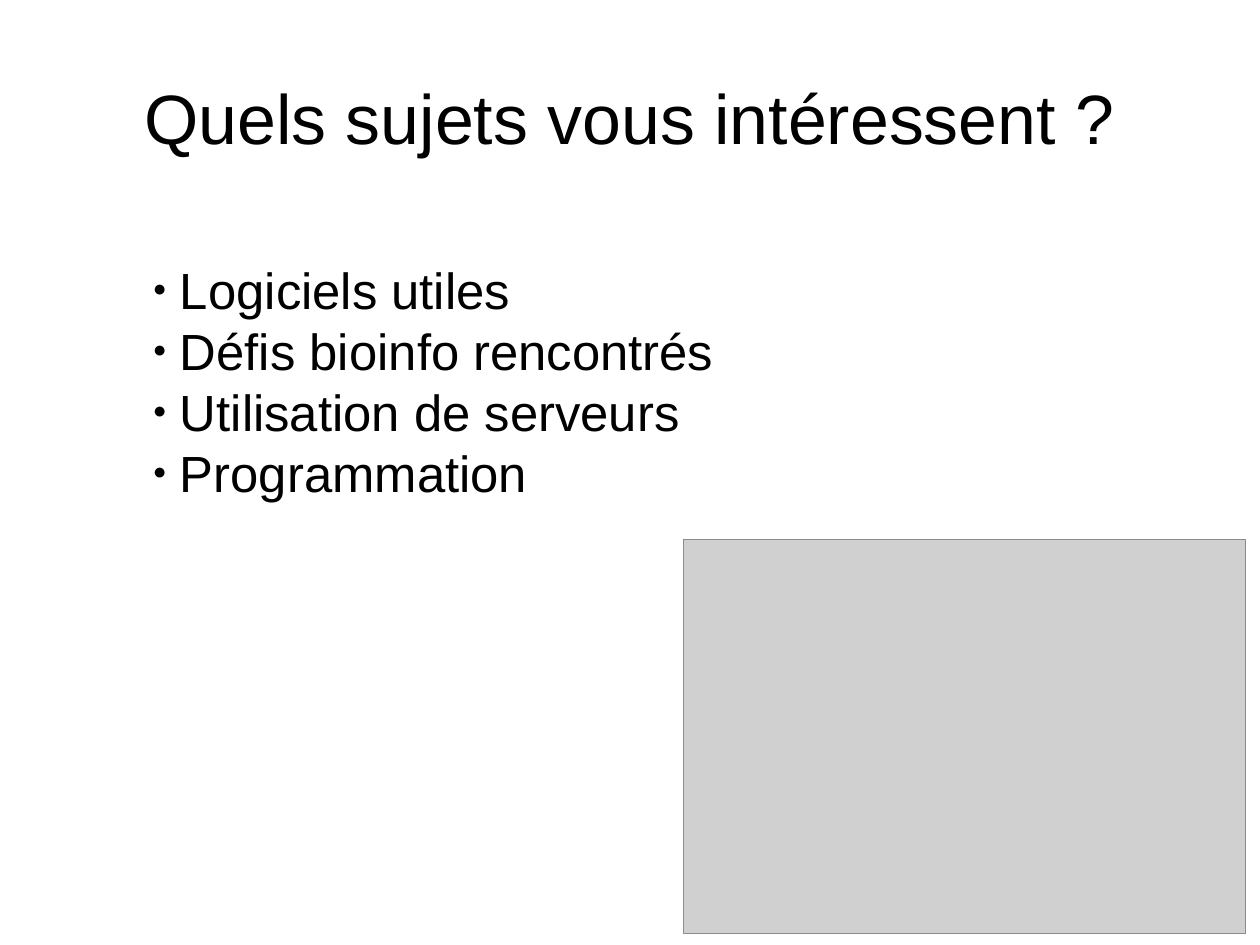
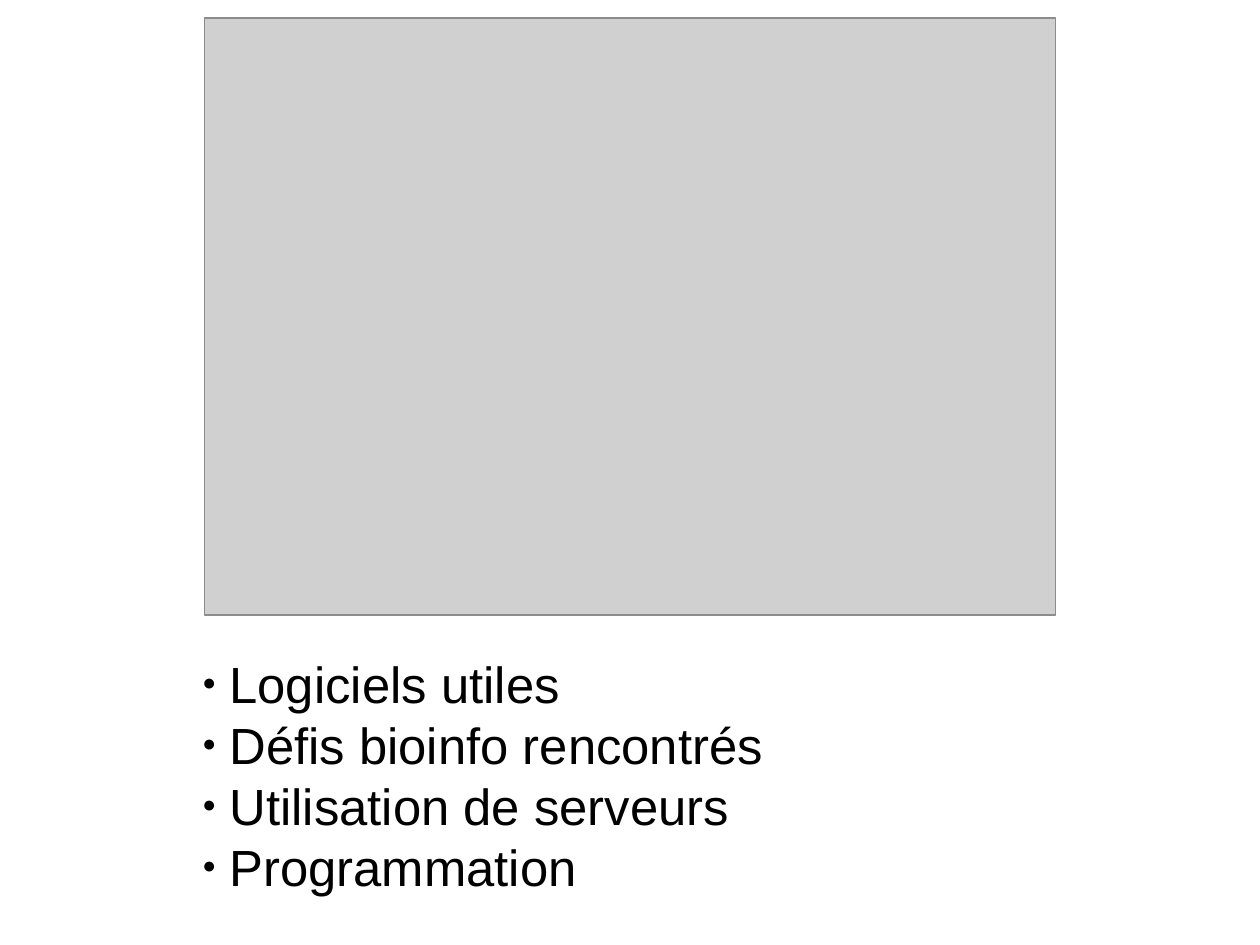
Before and after one commit to enormandeau/club_bioinfo_ibis, a slide deck: slide 10 of 01_presentations/01_presentation_club_interlab_ibis/presentation.odp. Drawn at 1260x945 pixels with LibreOffice and Linux fonts; fonts in the diff are those of the drawing; grey boxes stand for pictures. Boxes give left, top, right and bottom in pixels: in the first picture for what was removed or moved away, otherwise in the second. Text is boxed around its words. In the diff, an @@ line names an element or a change of style, - is before the commit and + after.

```diff
--- a/01_presentations/01_presentation_club_interlab_ibis/presentation.odp
+++ b/01_presentations/01_presentation_club_interlab_ibis/presentation.odp
@@ picture resized from (x1=684, y1=540, x2=1245, y2=934) to (x1=205, y1=18, x2=1055, y2=615) @@
@@ title removed at (x1=144, y1=92, x2=1055, y2=157) @@
-Quels sujets vous intéressent ?
@@ subtitle "Logiciels utiles" moved from (x1=180, y1=272, x2=713, y2=502) to (x1=229, y1=666, x2=763, y2=896) @@
```
Also in this commit, not shown: 3 other slides changed, 1 slide added, 1 slide removed, 1 other file.
